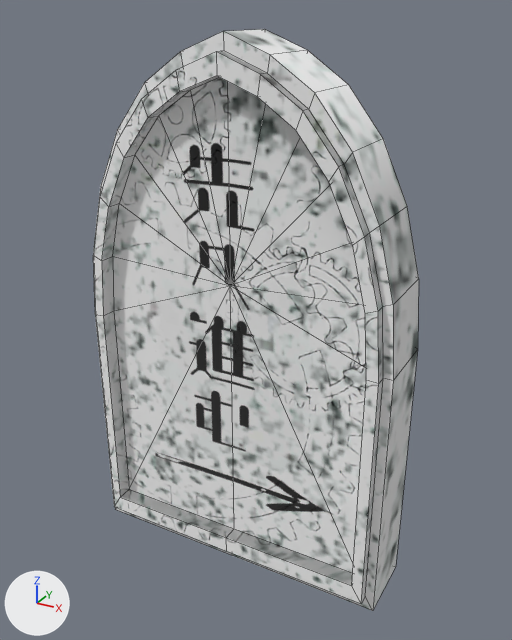
The FBX model DX11Game/data/model/sekihi.fbx: old version first, new version second.
One viewpoint serves both versions: a camera (50 mm lens) standing at (0.0974, -0.1712, 0.1688) and looking at (0.003, 0.0005, 0.0829). Lighting does not change. The marker at lower left points along +X, +Y and +Z. Mesh edges are drawn as thin lines. Where no turn or scale is listed for an object, it has been applied to the vertices.
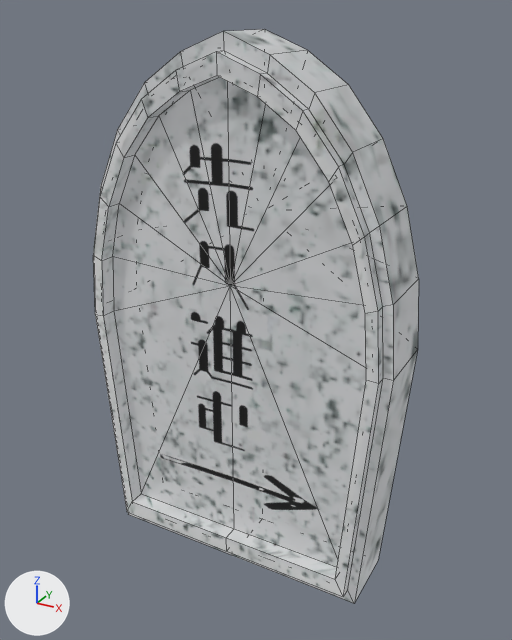
The newer file is also rescaled (x2.0), turned or shifted as a whole; pictures and numbers use the older file's frame.

What differs and where, as boxes [x1, y1, x2, y2] in the pictures (512 x 640 px; the box of a moved part takes in the faces that stretch with it):
```json
{"object": "pCylinder1", "change": "recoloured, reshaped", "before": [93, 29, 419, 611], "after": [93, 29, 419, 603]}
{"part": 1, "of": "me_mesh", "change": "moved or reshaped", "before": [95, 286, 234, 555], "after": [95, 228, 263, 555]}
{"part": 2, "of": "me_mesh", "change": "moved or reshaped", "before": [226, 286, 418, 611], "after": [226, 222, 418, 603]}
```

Scene script edits in JSON lines:
```json
{"op": "add", "block": "img_sekihi2_color_jpg", "code": ["img_sekihi2_color_jpg = load_image('sekihi2_color.jpg', '_unpacked/sekihi2_color.jpg', 2048, 2048, 'Non-Color')"]}
{"op": "add", "block": "mat_blinn42", "code": ["mat_blinn42 = bpy.data.materials.new('blinn42')", "# uses the picture img_sekihi2_color_jpg", "# uses the picture img_sekihi_color_jpg"]}
{"block": "me_mesh", "where": "me_mesh.from_pydata(...)  # 98 vertices, 110 faces; spans x -0.05..0.05, y -0.014..0.011, z -0.114..0.05"}
{"block": "me_mesh", "where": "# used by ob_pcylinder1; location = (0.0, 0.0, 0.1137)"}
{"block": "me_mesh", "where": "# before: 27 (-0.05, 0.011, -0.114), 28 (-0.05, -0.011, -0.114) at pixel (115, 509), 34 (-0.047, -0.011, -0.109), 50 (-0.047, -0.014, -0.109) at pixel (114, 506)"}
{"block": "me_mesh", "where": "# before: 30 (0.05, 0.011, -0.114) at pixel (395, 566), 31 (0.05, -0.011, -0.114) at pixel (372, 610), 36 (0.047, -0.011, -0.109) at pixel (365, 596), 52 (0.047, -0.014, -0.109) at pixel (361, 603)"}
{"op": "remove", "block": "me_mesh", "code": "me_mesh.materials.append(mat_lambert1)"}
{"block": "me_mesh", "change": "me_mesh part 1"}
{"op": "add", "block": "me_mesh", "code": "for i in [27, 28, 34, 50]: me_mesh.vertices[i].co += Vector((0.006, 0.0, 0.0))"}
{"op": "set", "path": "me_mesh.vertices[67].co", "old": "(-0.044, -0.014, -0.104)", "new": "(-0.038, -0.014, -0.104)", "note": "pixel (120, 497) -> pixel (132, 501)"}
{"op": "set", "path": "me_mesh.vertices[83].co", "old": "(-0.044, -0.009, -0.104)", "new": "(-0.038, -0.009, -0.104)", "note": "pixel (129, 489) -> pixel (141, 493)"}
{"block": "me_mesh", "change": "me_mesh part 2"}
{"op": "add", "block": "me_mesh", "code": "for i in [30, 31, 36, 52]: me_mesh.vertices[i].co += Vector((-0.006, 0.0, 0.0))"}
{"op": "set", "path": "me_mesh.vertices[69].co", "old": "(0.044, -0.014, -0.104)", "new": "(0.038, -0.014, -0.104)", "note": "pixel (351, 585) -> pixel (335, 579)"}
{"op": "set", "path": "me_mesh.vertices[85].co", "old": "(0.044, -0.009, -0.104)", "new": "(0.038, -0.009, -0.104)"}
{"op": "add", "block": "me_mesh", "code": "me_mesh.materials.append(mat_blinn42)"}
```
